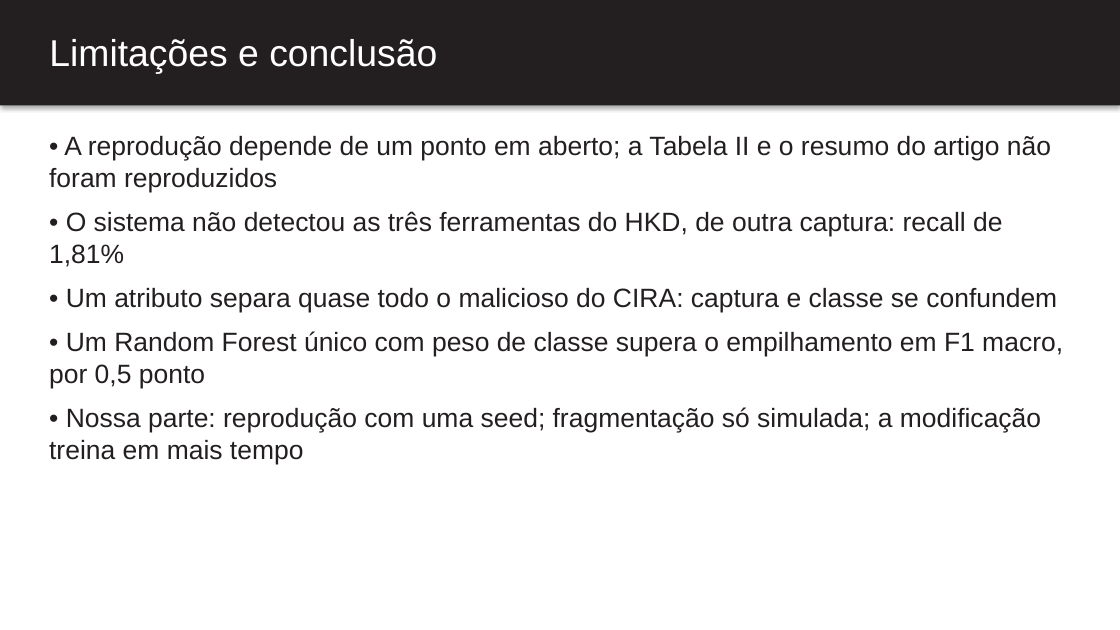
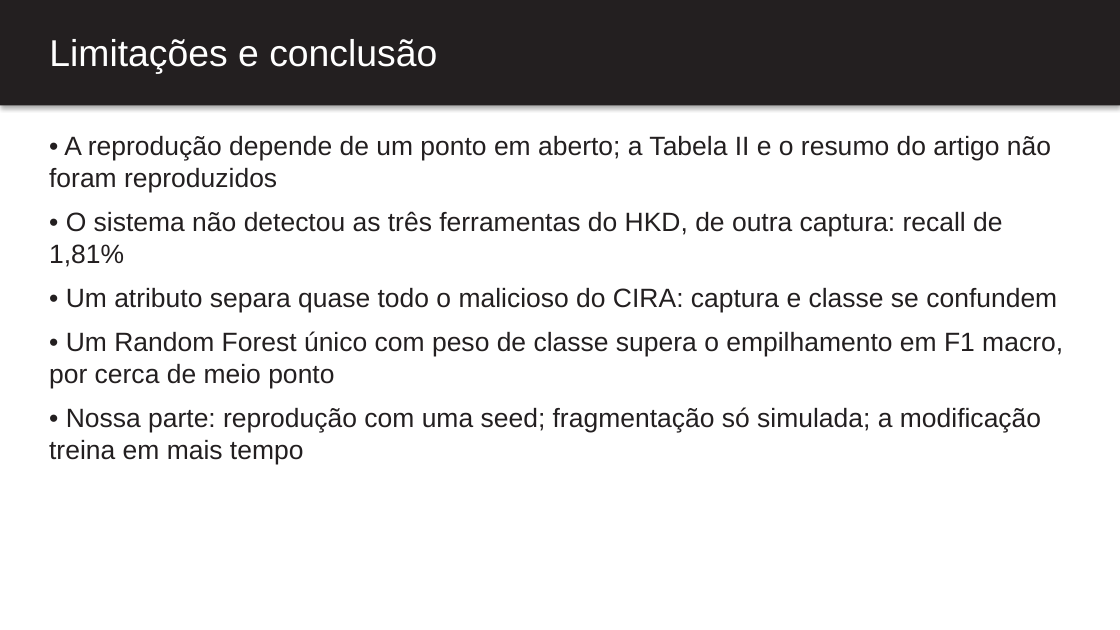
Before and after one commit to BrenoRev/Tecnicas_Ataque_Deteccao_Intrusao, a slide deck: slide 13 of project/report/apresentacao.pptx. Drawn at 1120x630 pixels with LibreOffice and Linux fonts; fonts in the diff are those of the drawing. Boxes give left, top, right and bottom in pixels: in the first picture for what was removed or moved away, otherwise in the second. Text is boxed around its words. In the diff, an @@ line names an element or a change of style, - is before the commit and + after.

Commit message:
docs(report): alinha slides e roteiro às correções do relatório

```diff
--- a/project/report/apresentacao.pptx
+++ b/project/report/apresentacao.pptx
@@ text at (x1=49, y1=331, x2=1063, y2=389): text changed @@
-• Um Random Forest único com peso de classe supera o empilhamento em F1 macro, por 0,5 ponto
+• Um Random Forest único com peso de classe supera o empilhamento em F1 macro, por cerca de meio ponto
```
Also in this commit, not shown: 2 other files.
